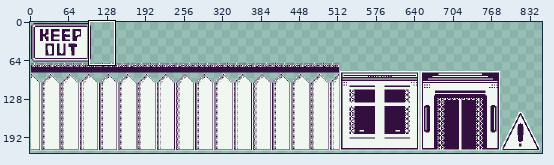
File history of a sprite sheet, android/assets/atlas/towers.png. The picture above shows the old version from afar; the outline marks the close-up.
Close-up. Old version:
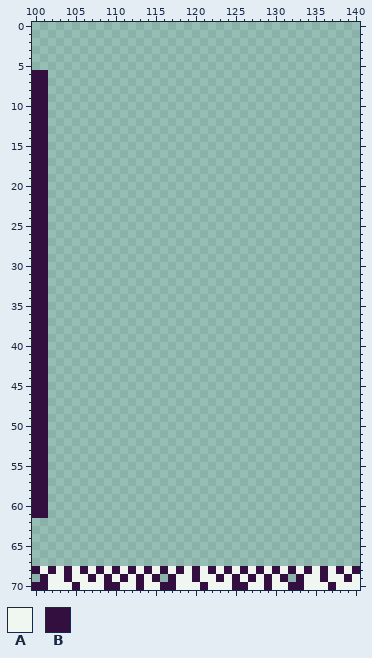
The file is 1024x256 pixels. Shown: x 100..140, y 0..70. The wide view leaves out empty margins.
Palette (. is transparent): A #f0f6f0  B #320f3e
Pixels before (only the part around the change), first column x 100:
 0 .........................................
 1 .........................................
 2 .........................................
 3 .........................................
 4 .........................................
 5 .........................................
 6 BB.......................................
 7 BB.......................................
 8 BB.......................................
 9 BB.......................................
10 BB.......................................
11 BB.......................................
12 BB.......................................
13 BB.......................................
14 BB.......................................
15 BB.......................................
16 BB.......................................
17 BB.......................................
18 BB.......................................
19 BB.......................................
20 BB.......................................
21 BB.......................................
22 BB.......................................
23 BB.......................................
24 BB.......................................
25 BB.......................................
26 BB.......................................
27 BB.......................................
28 BB.......................................
29 BB.......................................
30 BB.......................................
31 BB.......................................
32 BB.......................................
33 BB.......................................
34 BB.......................................
35 BB.......................................
36 BB.......................................
37 BB.......................................
38 BB.......................................
39 BB.......................................
40 BB.......................................
41 BB.......................................
42 BB.......................................
43 BB.......................................
44 BB.......................................
45 BB.......................................
46 BB.......................................
47 BB.......................................
48 BB.......................................
49 BB.......................................
50 BB.......................................
51 BB.......................................
52 BB.......................................
53 BB.......................................
54 BB.......................................
55 BB.......................................
56 BB.......................................
57 BB.......................................
58 BB.......................................
59 BB.......................................
60 BB.......................................
61 BB.......................................
62 .........................................
63 .........................................
64 .........................................
65 .........................................
66 .........................................
67 .........................................
68 BABABABABABABABABABABABABABABABABABABABAB
69 .BAABAABABABABAB.BAABAABABABABAB.BAABAABA
70 BBAAABAAABBAABAABBAAABAAABBAABAABBAAABAAA
The result:
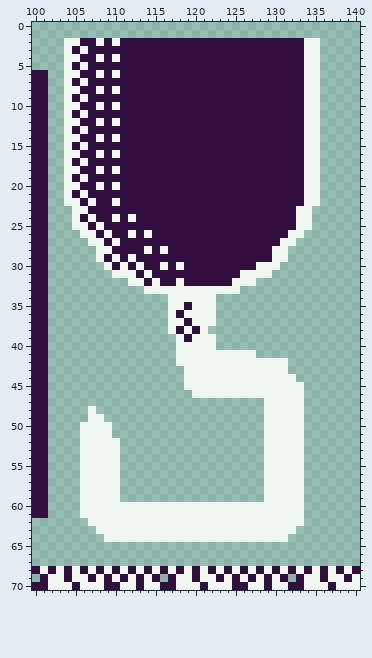
The commit says: Added crane texture
The edit:
y 2: x 104..135 ................................ -> AABBABABBBBBBBBBBBBBBBBBBBBBBBAA
y 3: x 104..135 ................................ -> ABABBBBBBBBBBBBBBBBBBBBBBBBBBBAA
y 4: x 104..135 ................................ -> AABBABABBBBBBBBBBBBBBBBBBBBBBBAA
y 5: x 104..135 ................................ -> ABABBBBBBBBBBBBBBBBBBBBBBBBBBBAA
y 6: x 104..135 ................................ -> AABBABABBBBBBBBBBBBBBBBBBBBBBBAA
y 7: x 104..135 ................................ -> ABABBBBBBBBBBBBBBBBBBBBBBBBBBBAA
y 8: x 104..135 ................................ -> AABBABABBBBBBBBBBBBBBBBBBBBBBBAA
y 9: x 104..135 ................................ -> ABABBBBBBBBBBBBBBBBBBBBBBBBBBBAA
y 10: x 104..135 ................................ -> AABBABABBBBBBBBBBBBBBBBBBBBBBBAA
y 11: x 104..135 ................................ -> ABABBBBBBBBBBBBBBBBBBBBBBBBBBBAA
y 12: x 104..135 ................................ -> AABBABABBBBBBBBBBBBBBBBBBBBBBBAA
y 13: x 104..135 ................................ -> ABABBBBBBBBBBBBBBBBBBBBBBBBBBBAA
y 14: x 104..135 ................................ -> AABBABABBBBBBBBBBBBBBBBBBBBBBBAA
y 15: x 104..135 ................................ -> ABABBBBBBBBBBBBBBBBBBBBBBBBBBBAA
y 16: x 104..135 ................................ -> AABBABABBBBBBBBBBBBBBBBBBBBBBBAA
y 17: x 104..135 ................................ -> ABABBBBBBBBBBBBBBBBBBBBBBBBBBBAA
y 18: x 104..135 ................................ -> AABBABABBBBBBBBBBBBBBBBBBBBBBBAA
y 19: x 104..135 ................................ -> ABABBBBBBBBBBBBBBBBBBBBBBBBBBBAA
y 20: x 104..135 ................................ -> AABBABABBBBBBBBBBBBBBBBBBBBBBBAA
y 21: x 104..135 ................................ -> ABABBBBBBBBBBBBBBBBBBBBBBBBBBBAA
y 22: x 104..135 ................................ -> AABABBABBBBBBBBBBBBBBBBBBBBBBBAA
y 23: x 105..134 .............................. -> AABBBBBBBBBBBBBBBBBBBBBBBBBBAA
y 24: x 105..134 .............................. -> ABABBABABBBBBBBBBBBBBBBBBBBBAA
y 25: x 105..134 .............................. -> AABABBBBBBBBBBBBBBBBBBBBBBBBAA
y 26: x 106..133 ............................ -> AABABBABABBBBBBBBBBBBBBBBBAA
y 27: x 107..132 .......................... -> AABABBBBBBBBBBBBBBBBBBBBAA
y 28: x 108..131 ........................ -> AABBBBABABBBBBBBBBBBBBAA
y 29: x 108..131 ........................ -> ABABABBBBBBBBBBBBBBBBBAA
y 30: x 109..130 ...................... -> ABABABBABABBBBBBBBBAAA
y 31: x 110..129 .................... -> AAABABBBBBBBBBBBAAAA
y 32: x 112..127 ................ -> AABABBABBBBBBAAA
y 33: x 114..125 ............ -> AAAAAAAAAAAA
y 34: x 117..122 ...... -> AAAAAA
y 35: x 117..122 ...... -> AABAAA
y 36: x 117..122 ...... -> ABAAAA
y 37: x 117..122 ...... -> AABAAA
y 38: x 117..121 ..... -> ABABA
y 39: x 118..122 ..... -> ABAAA
y 40: x 118..122 ..... -> AAAAA
y 41: x 118..127 .......... -> AAAAAAAAAA
y 42: x 118..131 .............. -> AAAAAAAAAAAAAA
y 43: x 119..131 ............. -> AAAAAAAAAAAAA
y 44: x 119..132 .............. -> AAAAAAAAAAAAAA
y 45: x 119..133 ............... -> AAAAAAAAAAAAAAA
y 46: x 120..133 .............. -> AAAAAAAAAAAAAA
y 47: x 129..133 ..... -> AAAAA
y 48: x 107 . -> A; x 129..133 ..... -> AAAAA
y 49: x 107..108 .. -> AA; x 129..133 ..... -> AAAAA
y 50..51: x 106..109 .... -> AAAA; x 129..133 ..... -> AAAAA
y 52..59: x 106..110 ..... -> AAAAA; x 129..133 ..... -> AAAAA
y 60..61: x 106..133 ............................ -> AAAAAAAAAAAAAAAAAAAAAAAAAAAA
y 62: x 107..133 ........................... -> AAAAAAAAAAAAAAAAAAAAAAAAAAA
y 63: x 108..132 ......................... -> AAAAAAAAAAAAAAAAAAAAAAAAA
y 64: x 109..131 ....................... -> AAAAAAAAAAAAAAAAAAAAAAA
Pixel boxes of the changes (left, top, right, bottom) in both close-ups:
added: (64, 38, 320, 542)
